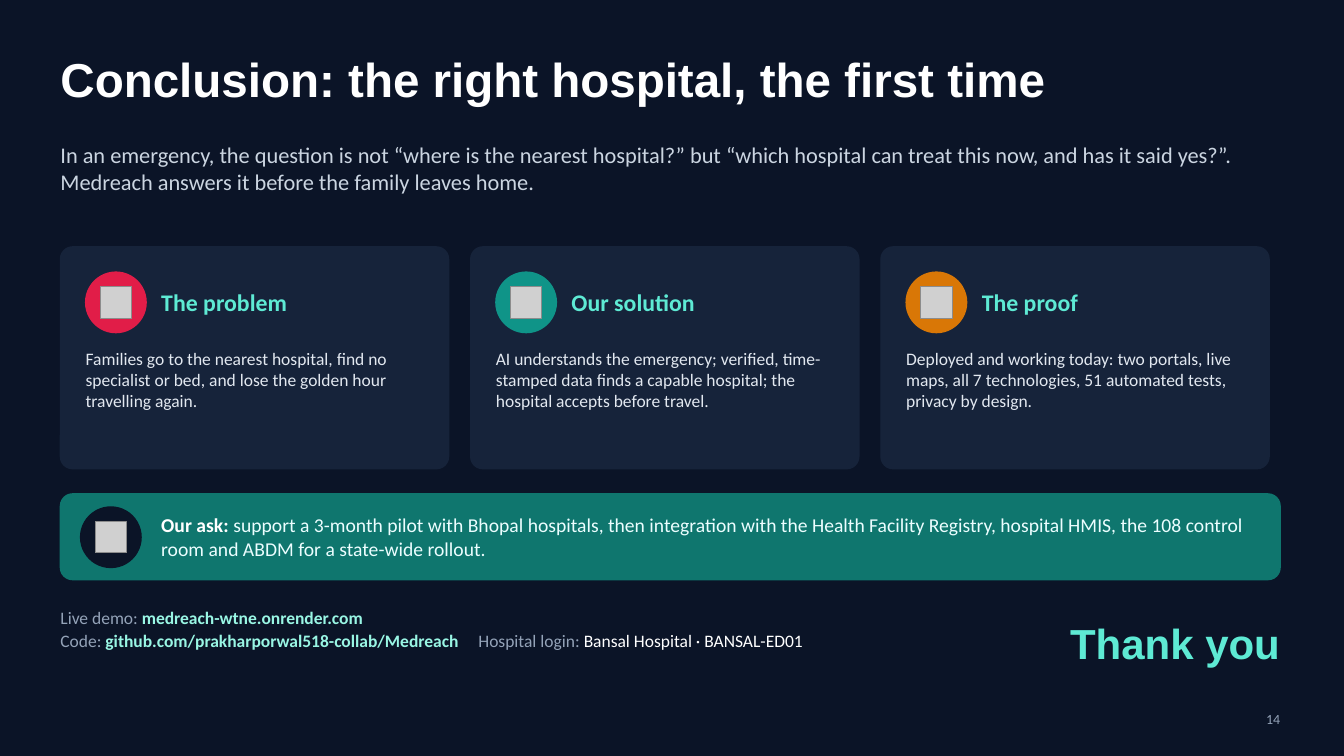
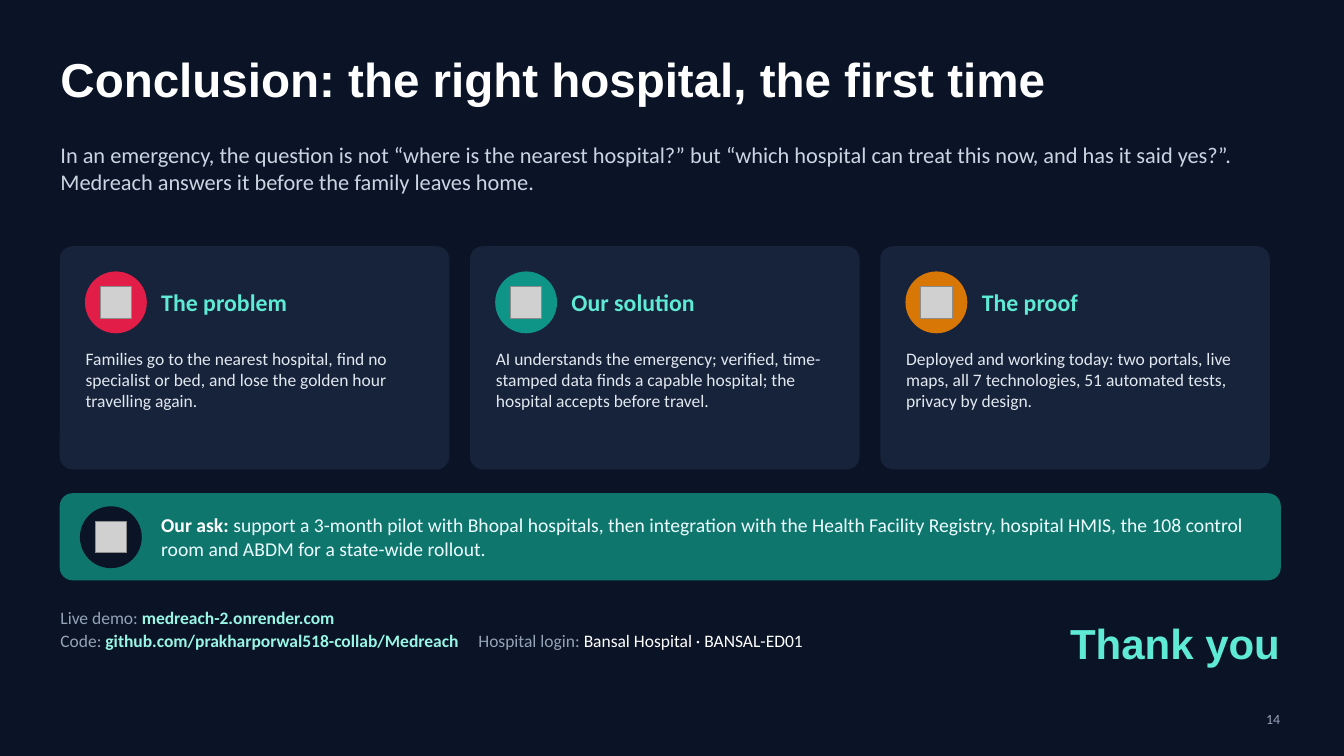
Before and after one commit to prakharporwal518-collab/Medreach, a slide deck: slide 14 of submission/Medreach-Presentation-v3.pptx. Drawn at 1344x756 pixels with LibreOffice and Linux fonts; fonts in the diff are those of the drawing; grey boxes stand for pictures. Boxes give left, top, right and bottom in pixels: in the first picture for what was removed or moved away, otherwise in the second. Text is boxed around its words. In the diff, an @@ line names an element or a change of style, - is before the commit and + after.

```diff
--- a/submission/Medreach-Presentation-v3.pptx
+++ b/submission/Medreach-Presentation-v3.pptx
@@ text at [60,611,335,624]: text changed @@
-Live demo: medreach-wtne.onrender.com
+Live demo: medreach-2.onrender.com
```
Also in this commit, not shown: 3 other slides changed, 36 other files.
